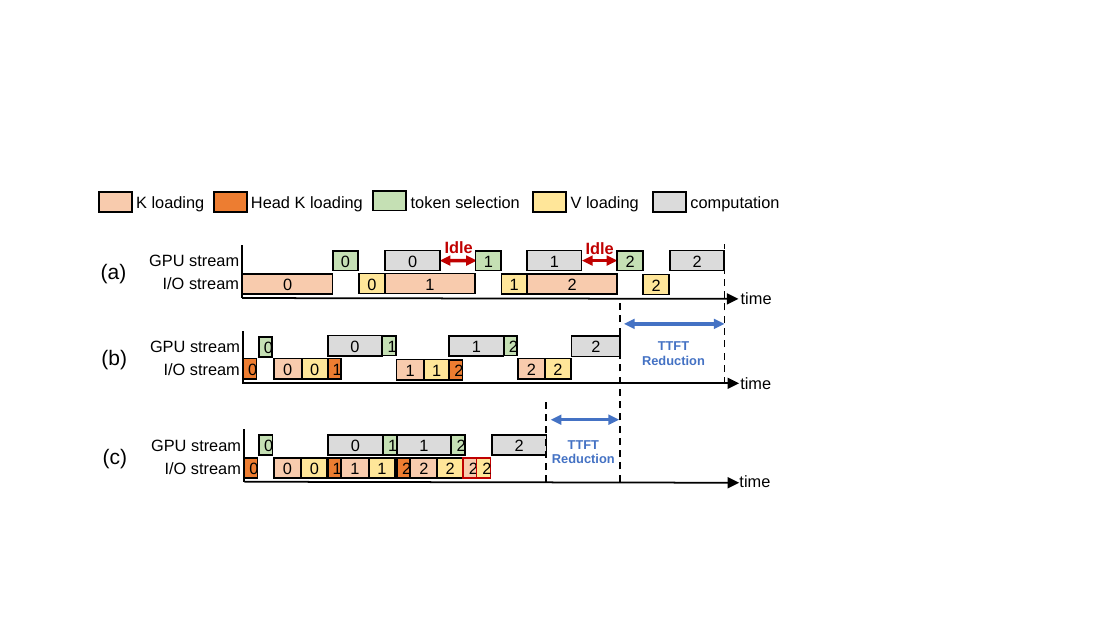
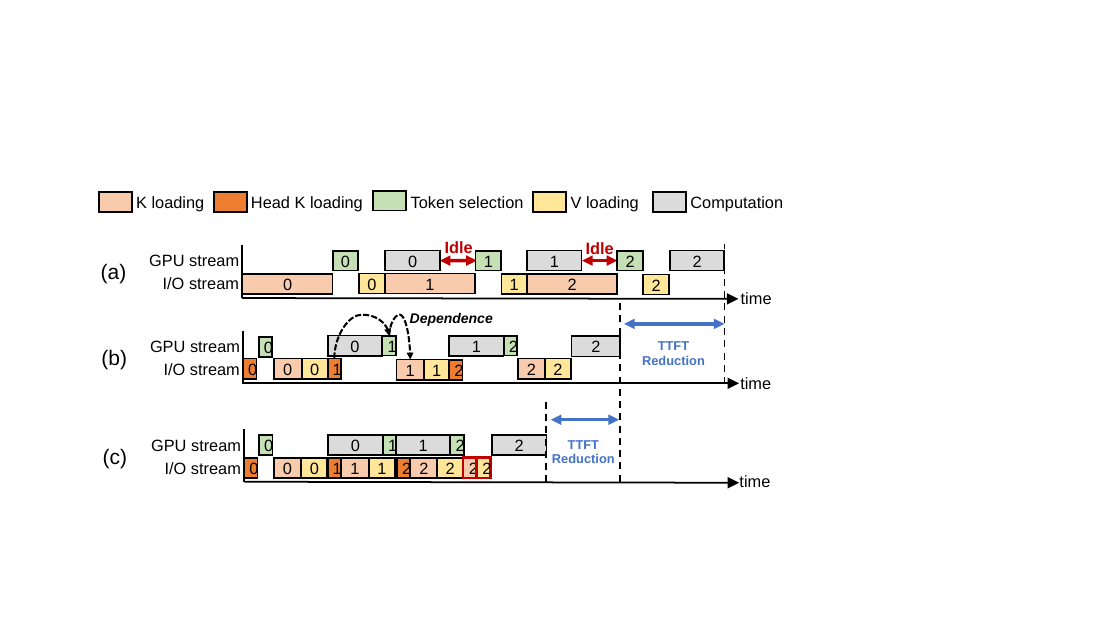
Before and after one commit to eastZed/SPEC-paper, a slide deck: slide 1 of fig/simiload-ttft.pptx. Drawn at 1120x630 pixels with LibreOffice and Linux fonts; fonts in the diff are those of the drawing. Boxes give left, top, right and bottom in pixels: in the first picture for what was removed or moved away, otherwise in the second. Text is boxed around its words. In the diff, an @@ line names an element or a change of style, - is before the commit and + after.

```diff
--- a/fig/simiload-ttft.pptx
+++ b/fig/simiload-ttft.pptx
@@ text at box(411, 196, 524, 208): text changed @@
-token selection
+Token selection
@@ text at box(690, 196, 783, 211): text changed @@
-computation
+Computation
@@ curved arrow added from (334, 359) to (389, 336), #000000 1.75 pt dashed @@
@@ curved arrow added from (389, 336) to (410, 360), #000000 1.75 pt dashed @@
@@ text added at box(410, 313, 493, 326), 12 pt, text #000000, bold, italic @@
+Dependence
```
Also in this commit, not shown: 3 other files.
